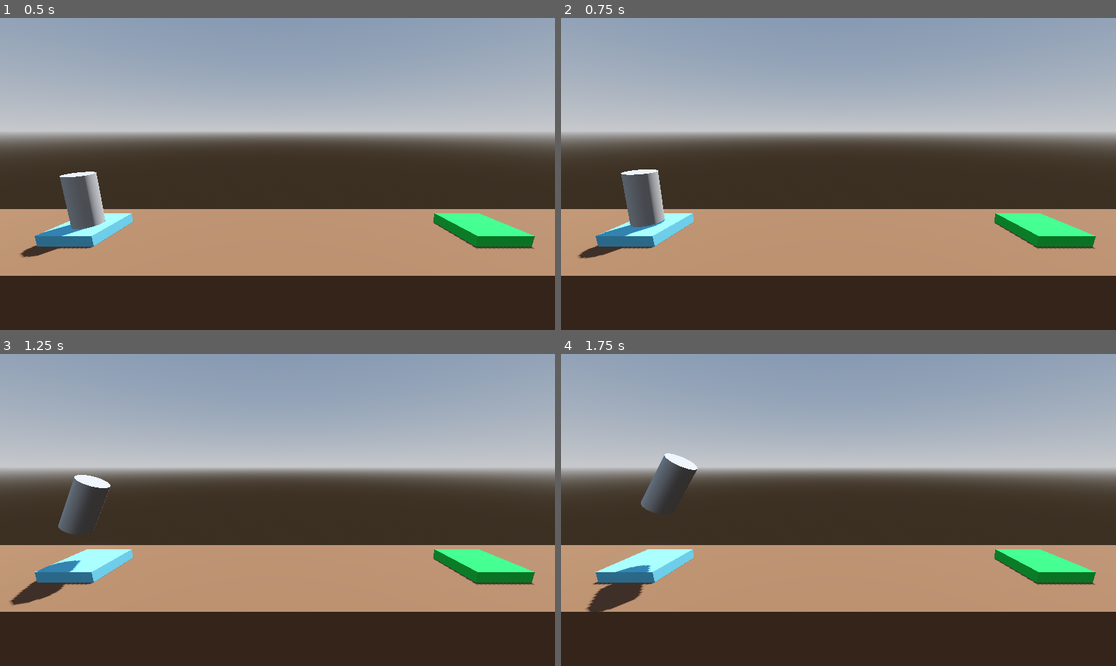
Above: before the commit, frames 1-4 (two rows, left to right).
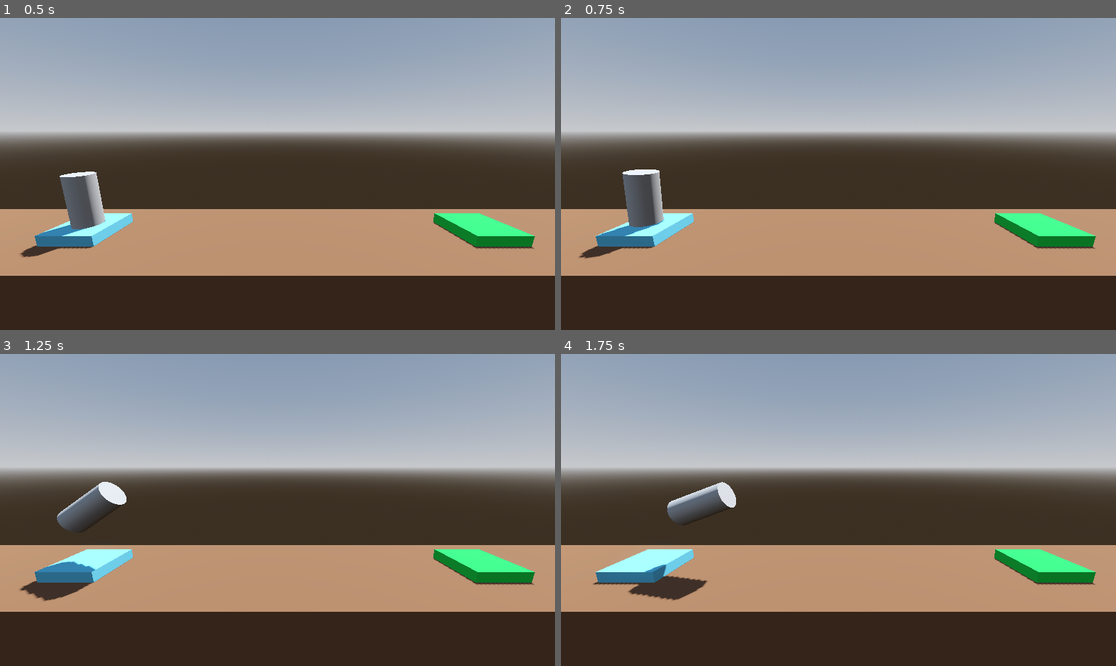
Above: after the commit, the same moments.

Repository: BlurryGames/ProjectBoost
Game: Godot game, scene res://level/level.tscn
Same seed, same stepped clock (60 frames per second), same inputs: the game is played once before the commit and once after it.
Inputs:
- Up to frame 1 (0.5 s): no input
- Up to frame 2 (0.75 s): tap Enter at 0.5 s; hold D (rotate_right) from 0.53 s (still down); hold Space (boost) from 0.53 s (still down)
- Up to frame 3 (1.25 s): keep holding D (rotate_right); keep holding Space (boost)
- Up to frame 4 (1.75 s): release D (rotate_right) at 1.28 s; release Space (boost) at 1.28 s; hold A (rotate_left) from 1.28 s (still down); tap Space (boost) at 1.35 s

Frame 1 is identical in both runs. In frame 2, 0.2% of the frame differs, in the area x 3-19%, y 48-78%; in frame 3, 1.4%; in frame 4, 3.1%, in the area x 4-32%, y 31-83%.

Commit message:
Section2: Project Boost / Lesson10: The Export Annotation

Diff:
--- a/player.gd
+++ b/player.gd
@@ -1,14 +1,18 @@
 class_name Player extends RigidBody3D
+
+## How much vertical force to apply when moving.
+@export_range(750.0, 3000.0) var thrust: float = 1000.0
+@export var torque_thrust: float = 100.0
 
 func _process(delta: float) -> void:
 	if Input.is_action_pressed("boost"):
-		apply_central_force(basis.y * delta * 1000.0)
+		apply_central_force(basis.y * delta * thrust)
 
 	if Input.is_action_pressed("rotate_left"):
-		apply_torque(Vector3(0.0, 0.0, 100.0 * delta))
+		apply_torque(Vector3(0.0, 0.0, torque_thrust * delta))
 
 	if Input.is_action_pressed("rotate_right"):
-		apply_torque(Vector3(0.0, 0.0, -100.0 * delta))
+		apply_torque(Vector3(0.0, 0.0, -torque_thrust * delta))
 
 func _on_body_entered(body: Node) -> void:
 	if "Goal" in body.get_groups():
--- a/player.tscn
+++ b/player.tscn
@@ -15,6 +15,7 @@
 linear_damp = 1.0
 angular_damp = 3.0
 script = ExtResource("1_byuou")
+torque_thrust = 200.0
 
 [node name="MeshInstance3D" type="MeshInstance3D" parent="."]
 mesh = SubResource("CylinderMesh_mqvpn")
